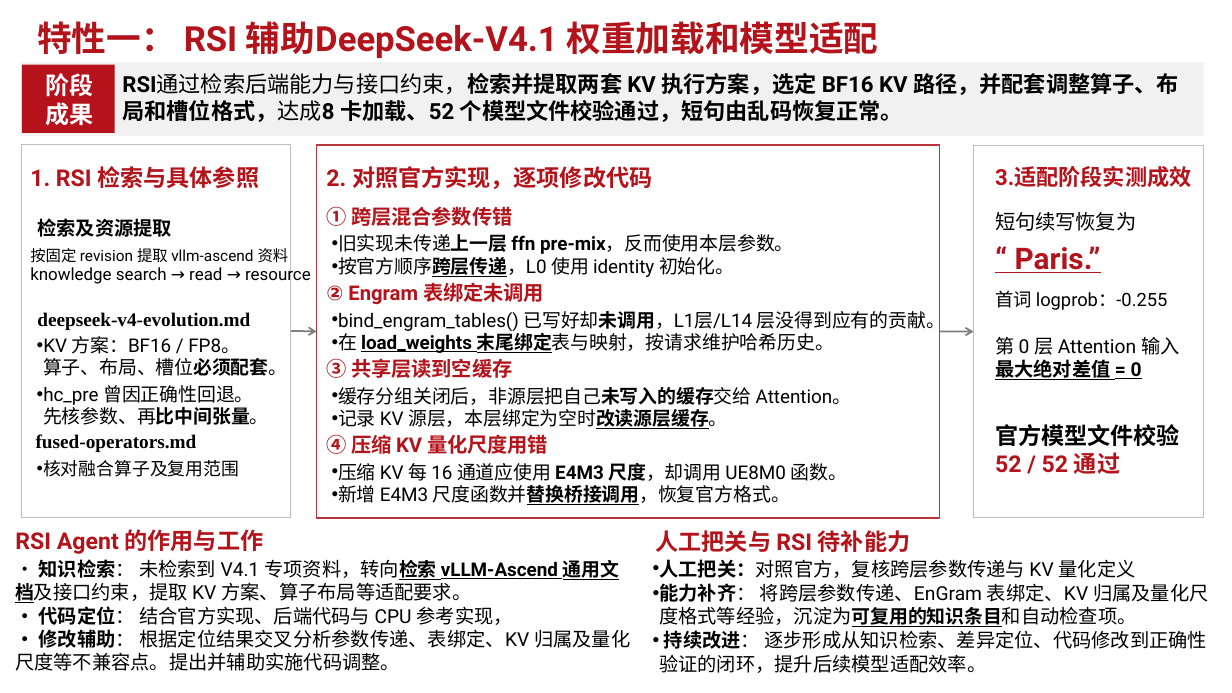
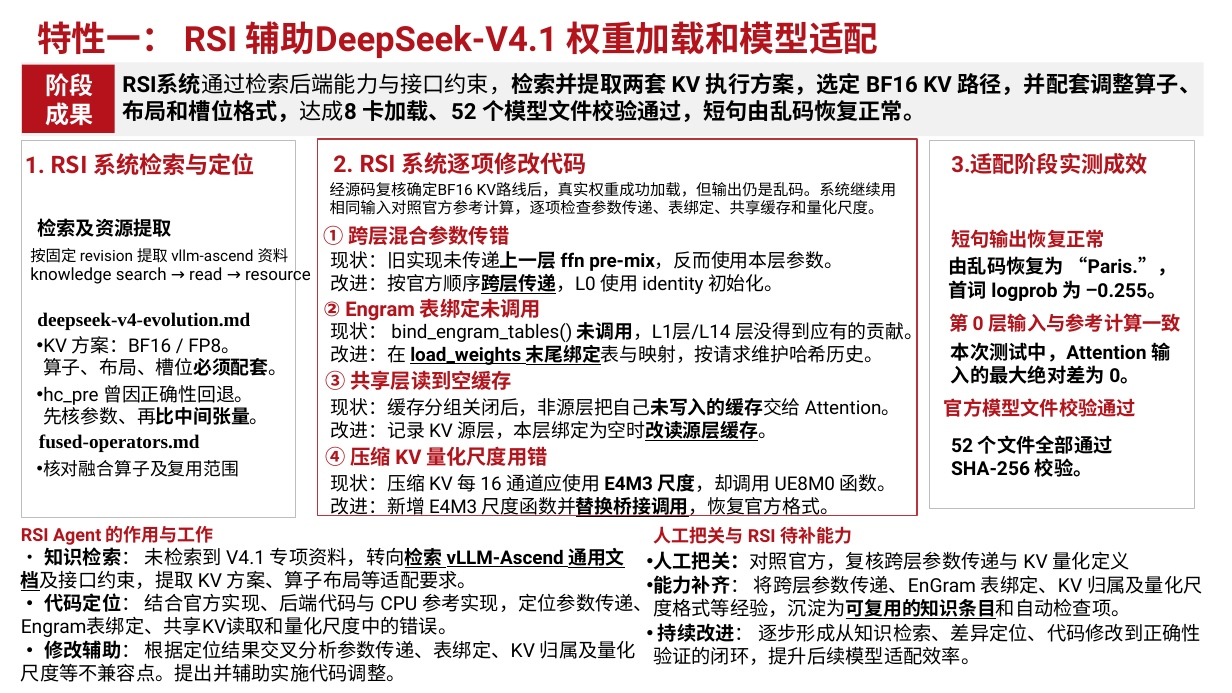
Before and after one commit to yzlbig/Picture-bed, a slide deck: slide 1 of RSI特性解决.pptx. Drawn at 1232x693 pixels with LibreOffice and Linux fonts; fonts in the diff are those of the drawing. Boxes give left, top, right and bottom in pixels: in the first picture for what was removed or moved away, otherwise in the second. Text is boxed around its words. In the diff, an @@ line names an element or a change of style, - is before the commit and + after.

```diff
--- a/RSI特性解决.pptx
+++ b/RSI特性解决.pptx
@@ text at <box>122,73,1202,122</box>: text changed @@
-RSI通过检索后端能力与接口约束，检索并提取两套 KV 执行方案，选定 BF16 KV 路径，并配套调整算子、布局和槽位格式，达成8 卡加载、52 个模型文件校验通过，短句由乱码恢复正常。
+RSI系统通过检索后端能力与接口约束，检索并提取两套 KV 执行方案，选定 BF16 KV 路径，并配套调整算子、布局和槽位格式，达成8 卡加载、52 个模型文件校验通过，短句由乱码恢复正常。
@@ rectangle: place and size @@
-rectangle at <box>21,144,291,518</box>
+rectangle at <box>21,140,296,518</box>
@@ rectangle: place and size @@
-rectangle at <box>317,145,940,518</box>
+rectangle at <box>318,139,918,516</box>
@@ rectangle: place and size @@
-rectangle at <box>974,146,1204,518</box>
+rectangle at <box>930,140,1195,508</box>
@@ text "3.适配阶段实测成效": place and size @@
-text "3.适配阶段实测成效" at <box>995,166,1191,187</box>
+text "3.适配阶段实测成效" at <box>951,153,1147,174</box>
@@ text at <box>25,153,255,175</box>: text changed @@
-1. RSI 检索与具体参照
+1. RSI 系统检索与定位
@@ text at <box>333,152,587,174</box>: text changed @@
-2. 对照官方实现，逐项修改代码
+2. RSI 系统逐项修改代码
@@ text added at <box>330,182,897,215</box>, 12 pt, text #000000 @@
+经源码复核确定BF16 KV路线后，真实权重成功加载，但输出仍是乱码。系统继续用相同输入对照官方参考计算，逐项检查参数传递、表绑定、共享缓存和量化尺度。
@@ text "① 跨层混合参数传错": place and size @@
-text "① 跨层混合参数传错" at <box>326,206,512,226</box>
+text "① 跨层混合参数传错" at <box>323,225,509,245</box>
@@ text at <box>951,229,1105,248</box>: text changed; size 15.8 to 15 pt; text colour #000000 to #B3131B; bold on @@
-短句续写恢复为
+短句输出恢复正常
@@ text at <box>331,251,843,294</box>: text changed @@
-• 旧实现未传递上一层 ffn pre-mix，反而使用本层参数。
-• 按官方顺序跨层传递，L0 使用 identity 初始化。
+现状：旧实现未传递上一层 ffn pre-mix，反而使用本层参数。
+改进：按官方顺序跨层传递，L0 使用 identity 初始化。
@@ text added at <box>949,256,1176,301</box>, 15 pt, text #000000, bold @@
+由乱码恢复为 “Paris.”，首词 logprob 为 −0.255。
@@ text removed at <box>1015,246,1101,273</box> @@
-“ Paris.”
@@ text "② Engram 表绑定未调用": place and size @@
-text "② Engram 表绑定未调用" at <box>326,282,544,305</box>
+text "② Engram 表绑定未调用" at <box>323,298,541,321</box>
@@ text at <box>331,319,923,365</box>: text changed @@
-• bind_engram_tables() 已写好却未调用，L1层/L14 层没得到应有的贡献。
-• 在 load_weights 末尾绑定表与映射，按请求维护哈希历史。
+现状： bind_engram_tables() 未调用，L1层/L14 层没得到应有的贡献。
+改进：在 load_weights 末尾绑定表与映射，按请求维护哈希历史。
@@ text at <box>949,313,1181,332</box>: text changed; size 14.2 to 15 pt; text colour #000000 to #B3131B; bold on @@
-首词 logprob：-0.255
+第 0 层输入与参考计算一致
@@ arrow removed from (291, 331) to (317, 332) @@
@@ arrow removed from (940, 332) to (974, 332) @@
@@ text at <box>951,340,1171,384</box>: text changed; bold on @@
-第 0 层 Attention 输入
-最大绝对差值 = 0
+本次测试中，Attention 输入的最大绝对差为 0。
@@ text "③ 共享层读到空缓存": place and size @@
-text "③ 共享层读到空缓存" at <box>326,358,512,378</box>
+text "③ 共享层读到空缓存" at <box>326,370,512,390</box>
@@ text at <box>331,398,900,441</box>: text changed @@
-• 缓存分组关闭后，非源层把自己未写入的缓存交给 Attention。
-• 记录 KV 源层，本层绑定为空时改读源层缓存。
+现状：缓存分组关闭后，非源层把自己未写入的缓存交给 Attention。
+改进：记录 KV 源层，本层绑定为空时改读源层缓存。
@@ text at <box>944,398,1136,417</box>: text changed; size 18 to 15 pt; text colour #000000 to #B3131B @@
-官方模型文件校验
-52 / 52 通过
+官方模型文件校验通过
@@ text "④ 压缩 KV 量化尺度用错": place and size @@
-text "④ 压缩 KV 量化尺度用错" at <box>326,434,548,454</box>
+text "④ 压缩 KV 量化尺度用错" at <box>326,446,547,466</box>
@@ text added at <box>951,435,1113,477</box>, 15 pt, text #000000, bold @@
+52 个文件全部通过 SHA-256 校验。
@@ text at <box>331,474,896,517</box>: text changed @@
-• 压缩 KV 每 16 通道应使用 E4M3 尺度，却调用 UE8M0 函数。
-• 新增 E4M3 尺度函数并替换桥接调用，恢复官方格式。
+现状：压缩 KV 每 16 通道应使用 E4M3 尺度，却调用 UE8M0 函数。
+改进：新增 E4M3 尺度函数并替换桥接调用，恢复官方格式。
@@ text "RSI Agent 的作用与工作" at <box>21,525,214,545</box>: size 18 to 14 pt @@
@@ text "人工把关与 RSI 待补能力" at <box>654,526,852,544</box>: size 18 to 14 pt @@
@@ text "• 知识检索： 未检索到 V4.1 专项资料，转向检索 ...": place and size @@
-text "• 知识检索： 未检索到 V4.1 专项资料，转向检索 ..." at <box>15,557,630,671</box>
+text "• 知识检索： 未检索到 V4.1 专项资料，转向检索 ..." at <box>21,544,653,682</box>
@@ text "人工把关：对照官方，复核跨层参数传递与 KV 量化定义": place and size @@
-text "人工把关：对照官方，复核跨层参数传递与 KV 量化定义" at <box>659,559,1208,673</box>
+text "人工把关：对照官方，复核跨层参数传递与 KV 量化定义" at <box>653,551,1202,665</box>
@@ text at <box>21,593,653,637</box>: text changed @@
-• 代码定位： 结合官方实现、后端代码与 CPU 参考实现，
+• 代码定位： 结合官方实现、后端代码与 CPU 参考实现，定位参数传递、Engram表绑定、共享KV读取和量化尺度中的错误。
```
Also in this commit, not shown: 2 other slides changed.
